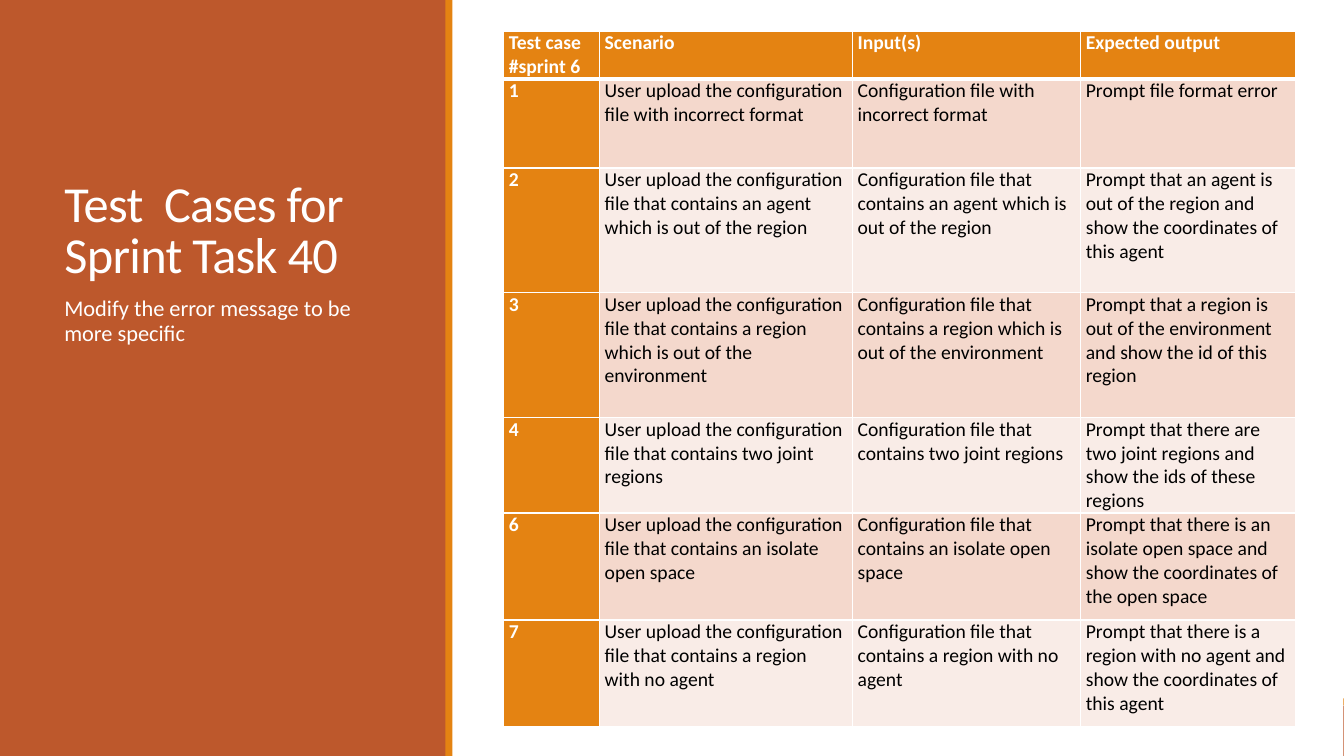
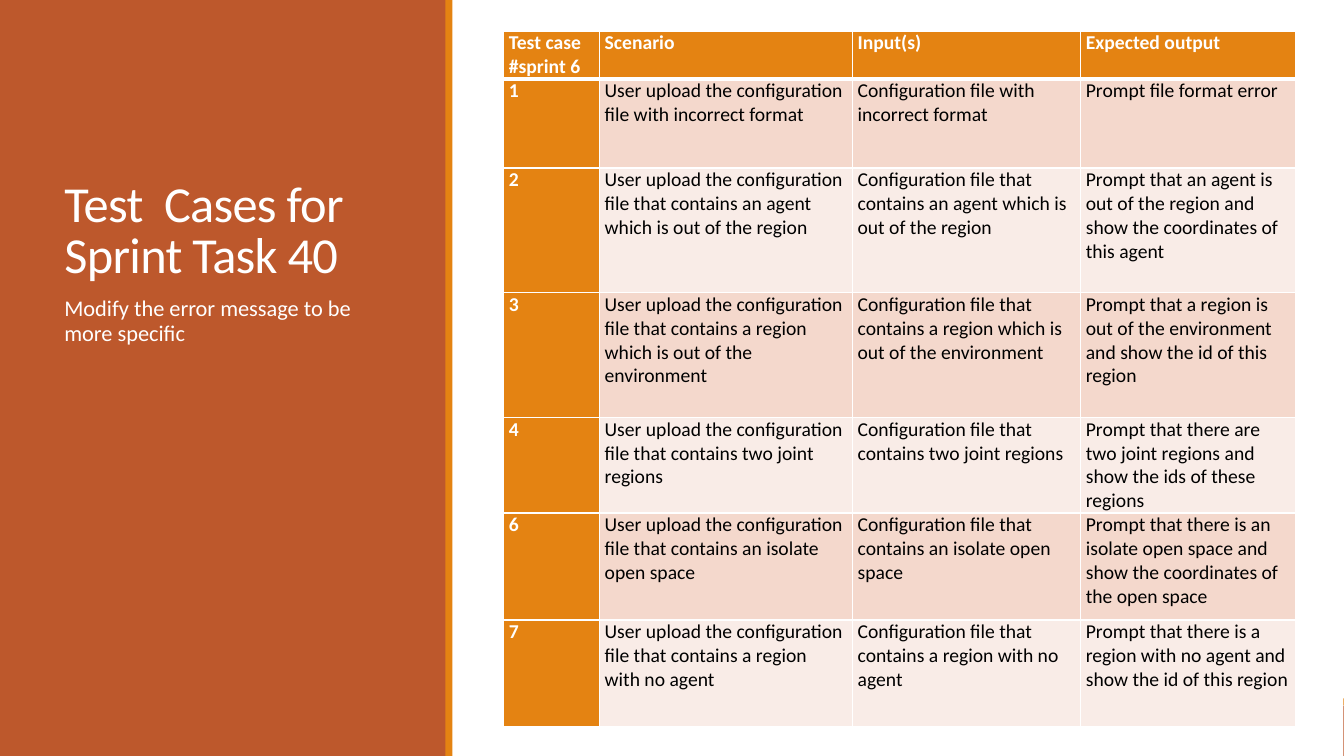
Before and after one commit to 2012215434/CS744, a slide deck: slide 8 of documents/set6/Presentation6.pptx. Drawn at 1344x756 pixels with LibreOffice and Linux fonts; fonts in the diff are those of the drawing. Boxes give left, top, right and bottom in pixels: in the first picture for what was removed or moved away, otherwise in the second. Text is boxed around its words. In the diff, an @@ line names an element or a change of style, - is before the commit and + after.

Commit message:
test

```diff
--- a/documents/set6/Presentation6.pptx
+++ b/documents/set6/Presentation6.pptx
@@ table at [503,31,1295,725] @@
-row 7, column 4: Prompt that there is a region with no agent and show the coordinates of this agent
+row 7, column 4: Prompt that there is a region with no agent and show the id of this region
```
Also in this commit, not shown: 1 other file.
